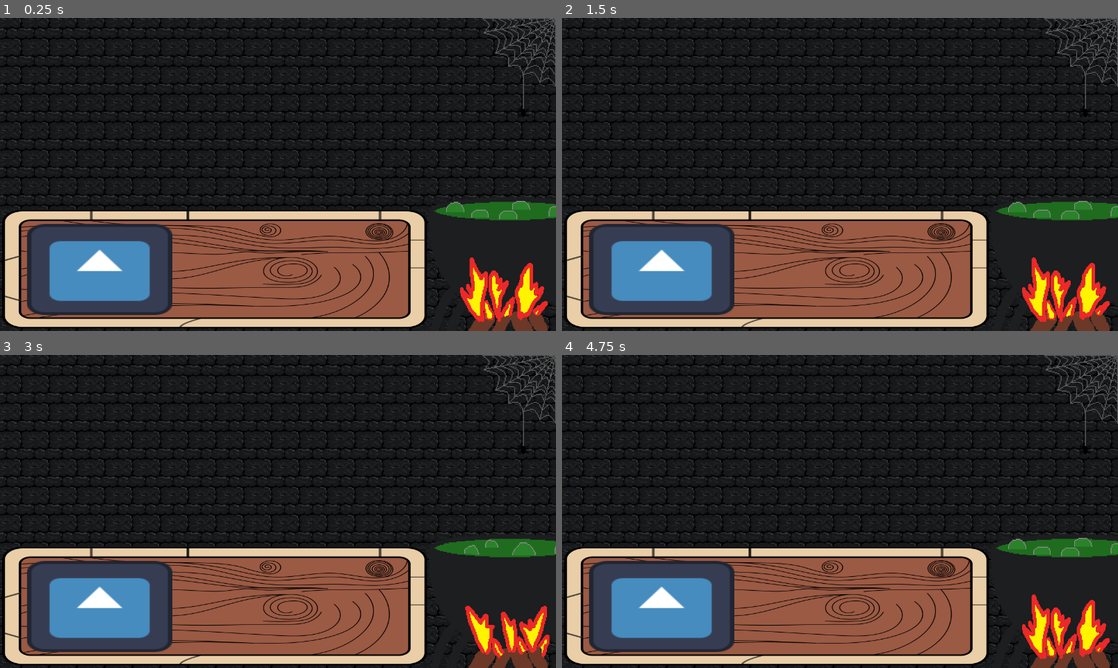
Above: before the commit, frames 1-4 (two rows, left to right).
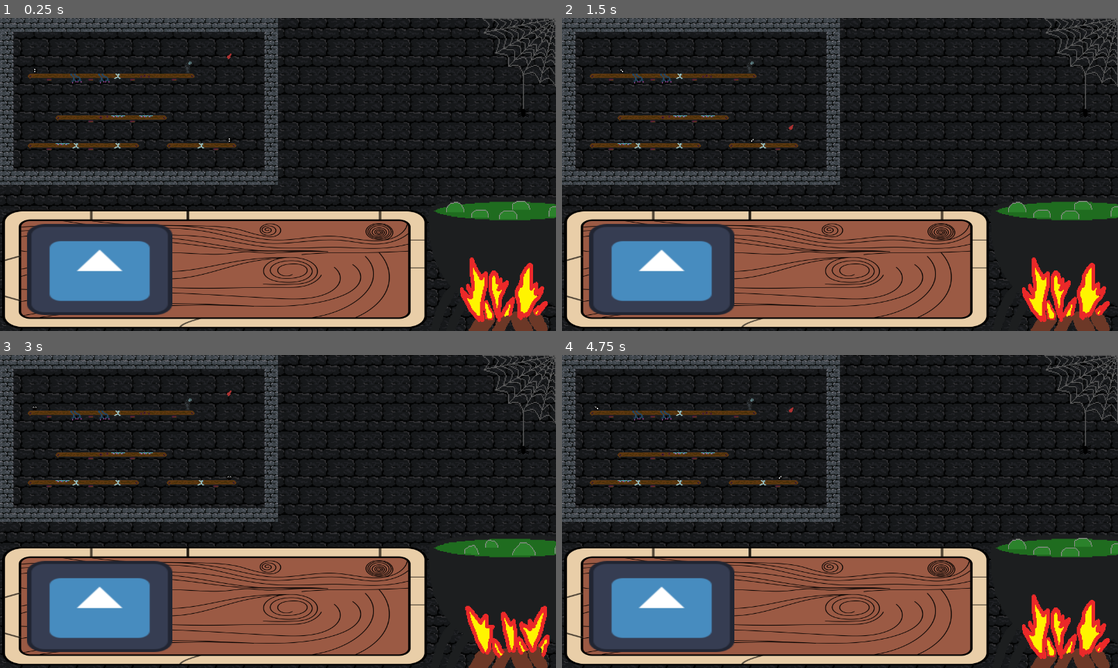
Above: after the commit, the same moments.

Repository: panorb/ludum-dare-56
Game: Godot game, scene res://game/game.tscn
The game is run twice, just before and just after one commit, with the same random seed, the same clock (stepped at 60 frames per second) and the same inputs. This scene is started directly instead of the project's main scene. The engine's default icon, where the game draws it, is replaced by a stand-in: a white triangle on a blue panel in a dark square.
Inputs (mouse positions are in pixels of both pictures, inside the frame that each line leads up to):
- Up to frame 1 (0.25 s): no input
- Up to frame 2 (1.5 s): move the mouse to (962, 158) at 0.52 s; click (962, 158) at 0.67 s; tap Space (ui_select) at 0.77 s; move the mouse to (728, 190) at 1.27 s; click (728, 190) at 1.42 s
- Up to frame 3 (3 s): tap Space (ui_select) at 1.52 s; move the mouse to (333, 442) at 2.02 s; click (333, 442) at 2.17 s; move the mouse to (250, 574) at 2.77 s; click (250, 574) at 2.92 s
- Up to frame 4 (4.75 s): tap Space (ui_select) at 3.02, 3.77, 4.52 s; move the mouse to (1006, 558) at 3.52 s; click (1006, 558) at 3.67 s; tap Enter at 4.25 s; move the mouse to (673, 464) at 4.27 s; click (673, 464) at 4.42 s

The runs differ from the first frame. In frame 1, 6.5% of the frame differs, in the area x 0-50%, y 0-54%; in frame 2, 6.5%; in frame 3, 6.5%; in frame 4, 6.5%.
Error before the commit: Parse Error: Expected end of statement after expression, found ":" instead. (res://game/game.gd:35)

Commit message:
Fix type on creating LDTKLevel

Diff:
--- a/godot/game/construction/construction_state.gd
+++ b/godot/game/construction/construction_state.gd
@@ -16,7 +16,7 @@
 	"Thrower": preload("res://entities/thrower.tscn"),
 }
 
-func create(level):
+func create(level:LDTKLevel):
 	_level = level
 	_level_entities = []
 	_level_items = []
--- a/godot/game/game.gd
+++ b/godot/game/game.gd
@@ -5,7 +5,7 @@
 
 var base_levels : Array[PackedScene] = []
 
-var current_level = null
+var current_level: LDTKLevel = null
 var construction_state = null
 var simulation_state = null
 var running = false
@@ -32,7 +32,7 @@
 		current_level.queue_free()
 	# TODO Instantiate correct level
 	if level:
-		current_level: LDTKLevel = base_levels[level-1].instantiate()
+		current_level = base_levels[level-1].instantiate()
 	construction_state = get_node("ConstructionState")
 	construction_state.create(current_level)
 
